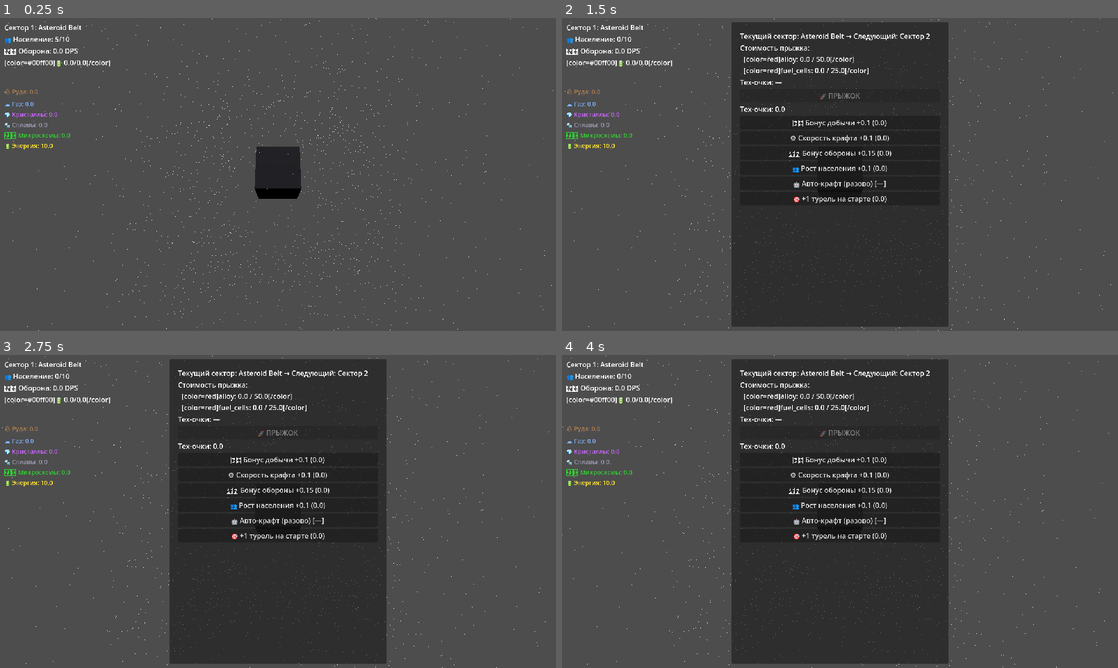
Above: before the commit, frames 1-4 (two rows, left to right).
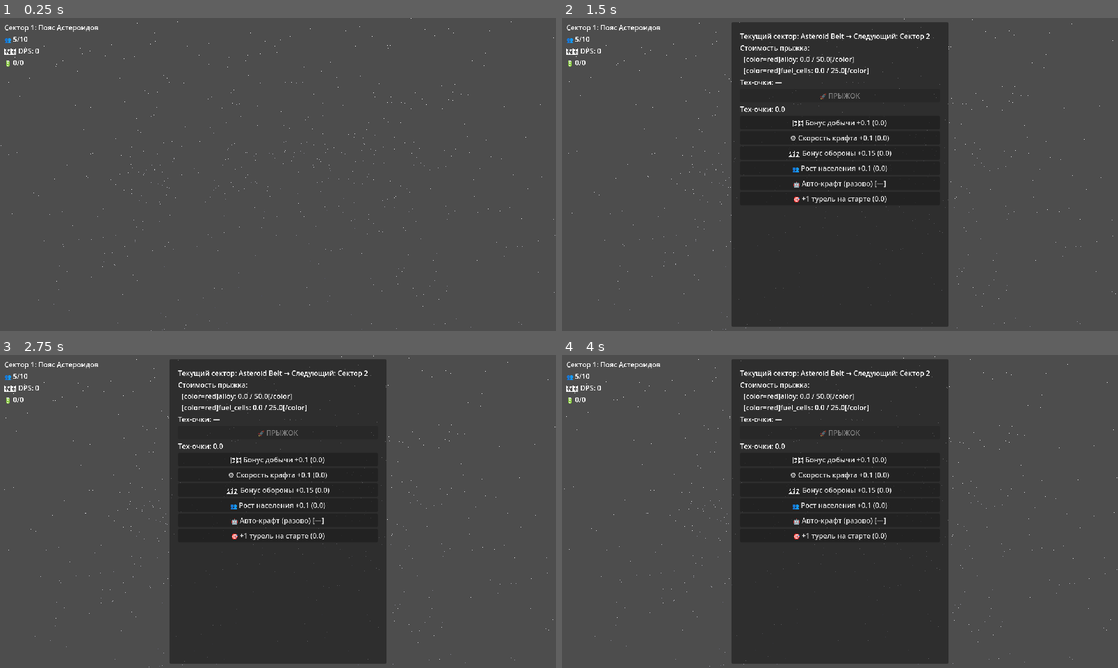
Above: after the commit, the same moments.

Repository: foginson097-spec/void-fortress
Game: Godot game, scene res://scenes/main.tscn
Same seed, same stepped clock (60 frames per second), same inputs: the game is played once before the commit and once after it.
Inputs (mouse positions are in pixels of both pictures, inside the frame that each line leads up to):
- Up to frame 1 (0.25 s): no input
- Up to frame 2 (1.5 s): tap Enter at 0.5 s; move the mouse to (962, 158) at 0.52 s; tap P at 0.6 s; click (962, 158) at 0.67 s; click "🎯 +1 турель на старте (0.0)" at 1.25 s
- Up to frame 3 (2.75 s): click "🎯 +1 турель на старте (0.0)" at 2 s
- Up to frame 4 (4 s): click "⛏️ Бонус добычи +0.1 (0.0)" at 2.75 s; click "⚙️ Скорость крафта +0.1 (0.0)" at 3.5 s

The runs differ from the first frame. In frame 1, 2.6% of the frame differs, in the area x 0-100%, y 0-100%; in frame 2, 1.2%; in frame 3, 1.2%; in frame 4, 1.2%.
Error after the commit: Parse Error: Function "get_active_face" has the same name as a previously declared function. (res://scripts/systems_3d/orbit_camera.gd:252)

Commit message:
Fix: camera flies to continent center, cube and stars fully unload on RTS entry

Diff:
--- a/scripts/game_controller.gd
+++ b/scripts/game_controller.gd
@@ -51,6 +51,7 @@
 	lod_manager.camera = orbit_camera
 	lod_manager.lod_cosmos = $World/Ship/LOD_Cosmos
 	lod_manager.lod_orbit = $World/Ship/LOD_Orbit
+	lod_manager.star_field = $World/StarField
 
 	# Register face LODs
 	for i in range(6):
--- a/scripts/systems_3d/lod_manager.gd
+++ b/scripts/systems_3d/lod_manager.gd
@@ -5,6 +5,7 @@
 @export var camera: Camera3D
 @export var lod_cosmos: Node3D
 @export var lod_orbit: Node3D
+@export var star_field: Node3D           # звёзды — скрываются на континенте
 
 # Face LOD nodes (set in game_controller)
 var _face_continents: Dictionary = {}  # {0: Node3D, 1: Node3D, ...}
@@ -89,9 +90,10 @@
 	# Hide all face LODs, then show only the active face's LOD
 	var on_continent: bool = (lod in ["continent", "city", "street"])
 
-	# Hide cosmos and orbit when on a continent (RTS mode)
+	# Hide cosmos, orbit, and stars when on a continent (RTS mode)
 	if lod_cosmos: lod_cosmos.visible = not on_continent
 	if lod_orbit: lod_orbit.visible = not on_continent
+	if star_field: star_field.visible = not on_continent
 
 	for i in range(6):
 		if i in _face_continents:
--- a/scripts/systems_3d/orbit_camera.gd
+++ b/scripts/systems_3d/orbit_camera.gd
@@ -137,15 +137,18 @@
 		_mode = target_mode
 		if _mode == CameraMode.RTS:
 			_active_face = nearest_face
-			# Initialize RTS state from current camera position
-			_init_rts_from_camera()
+			# Snap to face center — camera "attracts" to continent center
+			_rts_pan = Vector2.ZERO
+			_rts_zoom = 40.0  # nice viewing distance
+			_transition_t = 0.0  # start smooth fly-in
 		else:
 			_active_face = -1
 			_rts_pan = Vector2.ZERO
-
-	# Smooth transition
+			_transition_t = 1.0  # start at RTS, fade out to cosmos
+
+	# Mode transitions
 	if _mode == CameraMode.RTS:
-		_transition_t = move_toward(_transition_t, 1.0, mode_transition_speed * delta)
+		_transition_t = move_toward(_transition_t, 1.0, mode_transition_speed * 0.5 * delta)
 		_process_rts(delta)
 	else:
 		_transition_t = move_toward(_transition_t, 0.0, mode_transition_speed * delta)
@@ -164,7 +167,7 @@
 	look_at(target.global_position, Vector3.UP)
 
 
-func _process_rts(_delta: float) -> void:
+func _process_rts(delta: float) -> void:
 	if _active_face < 0:
 		return
 
@@ -173,43 +176,26 @@
 	var u: Vector3 = perp[0]
 	var v: Vector3 = perp[1]
 
-	# Target: camera looks perpendicular to face from above
-	var face_center: Vector3 = target.global_position + face_normal * cube_size * 0.5
+	# Target: center of face, camera perpendicular above
+	var half: float = cube_size * 0.5
+	var face_center: Vector3 = target.global_position + face_normal * half
 	var cam_target: Vector3 = face_center + u * _rts_pan.x + v * _rts_pan.y
-	var cam_pos: Vector3 = cam_target + face_normal * _rts_zoom
-
-	# Blend between cosmos (free) position and RTS (locked) position
-	# _transition_t: 0=cosmos, 1=RTS
-	global_position = global_position.lerp(cam_pos, _transition_t * 5.0 * _delta)
-	var look_target: Vector3 = face_center.lerp(cam_target, _transition_t * 5.0 * _delta)
-	look_at(look_target, Vector3.UP)
-
-
-func _init_rts_from_camera() -> void:
-	## Initialize RTS pan/zoom from current camera position relative to face.
-	if _active_face < 0:
-		return
-	var face_normal: Vector3 = FACE_NORMALS[_active_face]
-	var face_center: Vector3 = target.global_position + face_normal * cube_size * 0.5
-
-	# Distance from camera to face plane
-	var to_cam: Vector3 = global_position - face_center
-	_rts_zoom = abs(to_cam.dot(face_normal))
-	_rts_zoom = clamp(_rts_zoom, 1.0, 200.0)
-
-	# Pan: project camera position onto face plane
-	var perp: Array = _perpendiculars(face_normal)
-	var u: Vector3 = perp[0]
-	var v: Vector3 = perp[1]
-	var on_plane: Vector3 = global_position - face_normal * to_cam.dot(face_normal)
-	var from_center: Vector3 = on_plane - face_center
-	_rts_pan.x = from_center.dot(u)
-	_rts_pan.y = from_center.dot(v)
+	var target_pos: Vector3 = cam_target + face_normal * _rts_zoom
+
+	# Fly camera to target (smooth transition)
+	global_position = global_position.lerp(target_pos, _transition_t)
+
+	# Look at face center
+	var look_center: Vector3 = face_center.lerp(cam_target, _transition_t)
+	look_at(look_center, Vector3.UP)
 
 
 # ===============================
 # FACE DETECTION
 # ===============================
+
+func get_active_face() -> int:
+	return _active_face
 
 func _find_nearest_face(pos: Vector3) -> int:
 	var local_pos: Vector3 = pos - target.global_position
